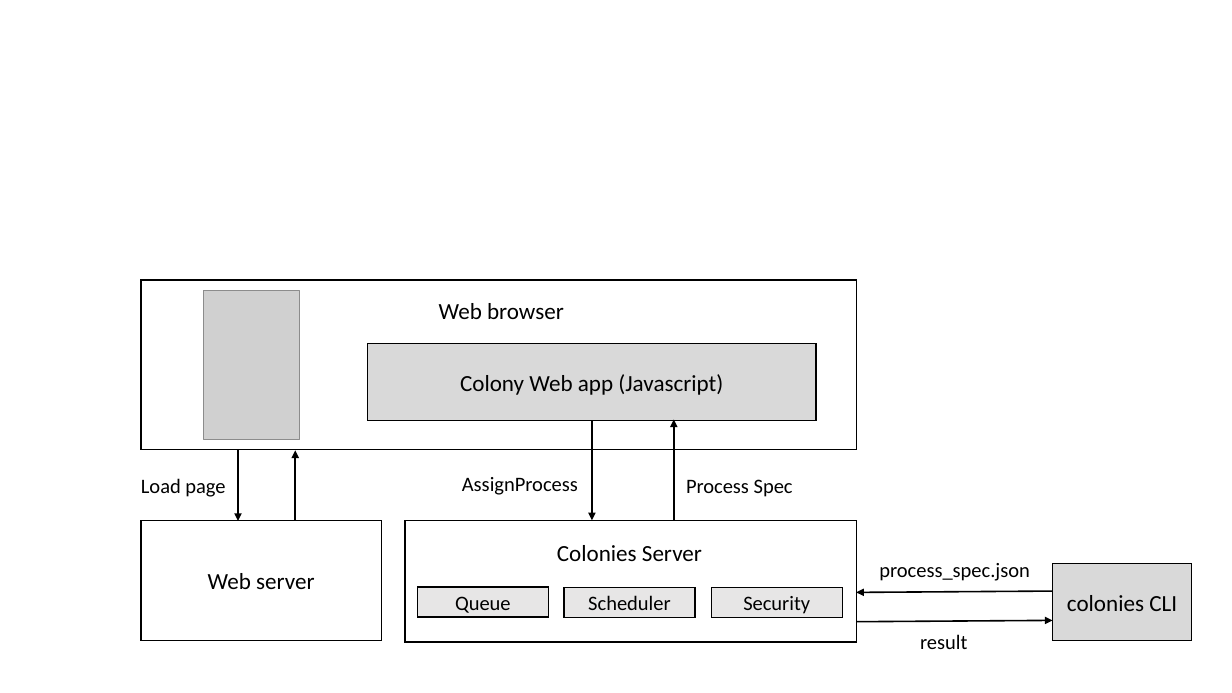
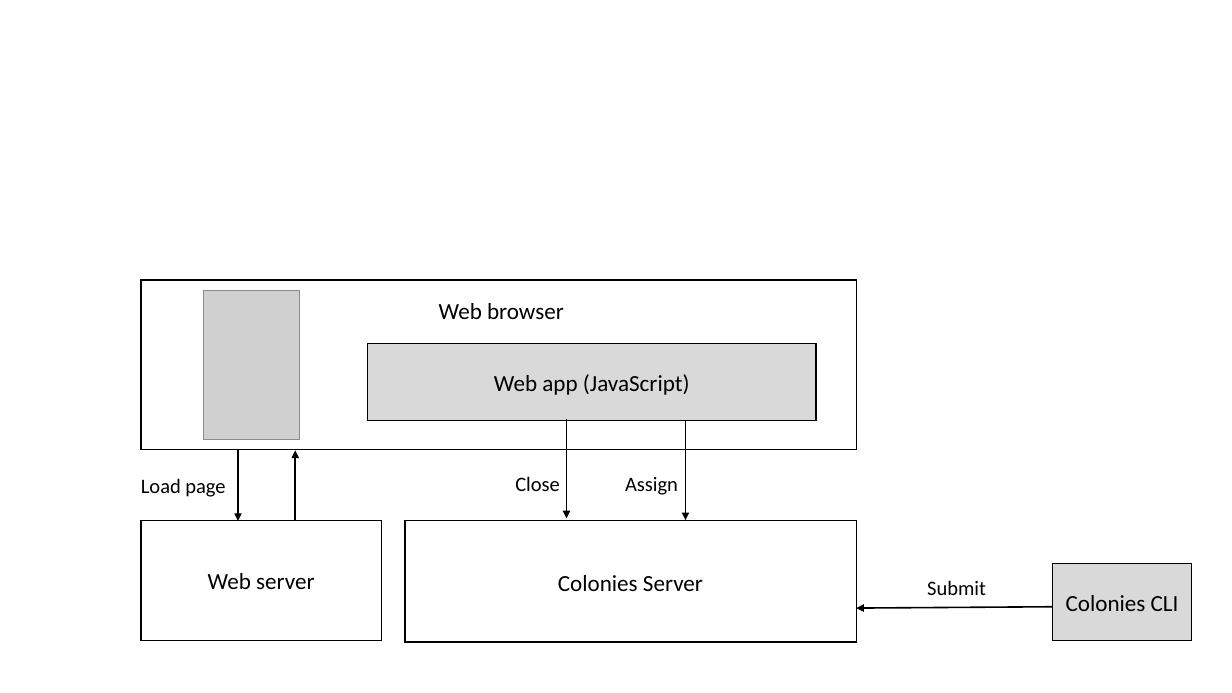
Before and after one commit to colonyos/colonies.js, a slide deck: slide 1 of docs/images/lamp.pptx. Drawn at 1232x693 pixels with LibreOffice and Linux fonts; fonts in the diff are those of the drawing; grey boxes stand for pictures. Boxes give left, top, right and bottom in pixels: in the first picture for what was removed or moved away, otherwise in the second. Text is boxed around its words. In the diff, an @@ line names an element or a change of style, - is before the commit and + after.

```diff
--- a/docs/images/lamp.pptx
+++ b/docs/images/lamp.pptx
@@ text in rectangle at box(494, 374, 690, 395): text changed @@
-Colony Web app (Javascript)
+Web app (JavaScript)
@@ arrow moved from (674, 420) - (674, 520) to (567, 419) - (567, 518) @@
@@ arrow (567, 419) - (567, 518): arrowheads changed @@
@@ arrow moved from (592, 421) - (592, 520) to (686, 421) - (686, 520) @@
@@ text added at box(515, 476, 560, 491), 16 pt, text #000000 @@
+Close
@@ text at box(625, 477, 678, 495): text changed @@
-AssignProcess
+Assign
@@ text removed at box(686, 479, 793, 497) @@
-Process Spec
@@ text "Colonies Server": place and size @@
-text "Colonies Server" at box(557, 545, 702, 561)
+text "Colonies Server" at box(558, 575, 703, 591)
@@ rectangle removed at box(418, 587, 549, 616) @@
-Queue
@@ rectangle removed at box(564, 588, 695, 617) @@
-Scheduler
@@ rectangle removed at box(712, 588, 843, 617) @@
-Security
@@ text at box(927, 580, 986, 595): text changed @@
-process_spec.json
+Submit
@@ text in rectangle at box(1066, 595, 1179, 611): text changed @@
-colonies CLI
+Colonies CLI
@@ arrow moved from (1053, 592) - (857, 592) to (1053, 607) - (857, 608) @@
@@ arrow removed from (857, 622) to (1053, 620) @@
@@ text removed at box(920, 634, 967, 649) @@
-result
```
Also in this commit, not shown: 1 other file.
